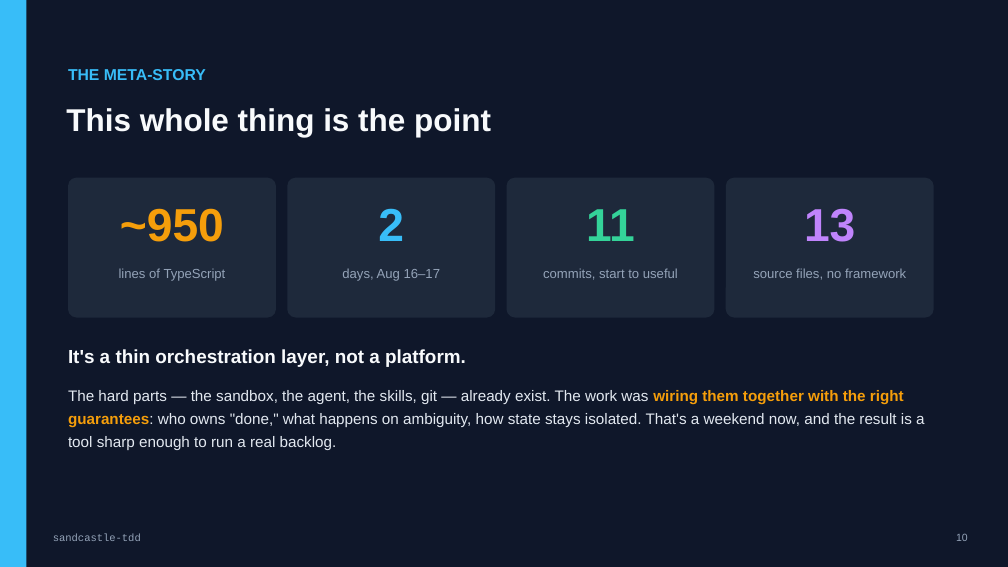
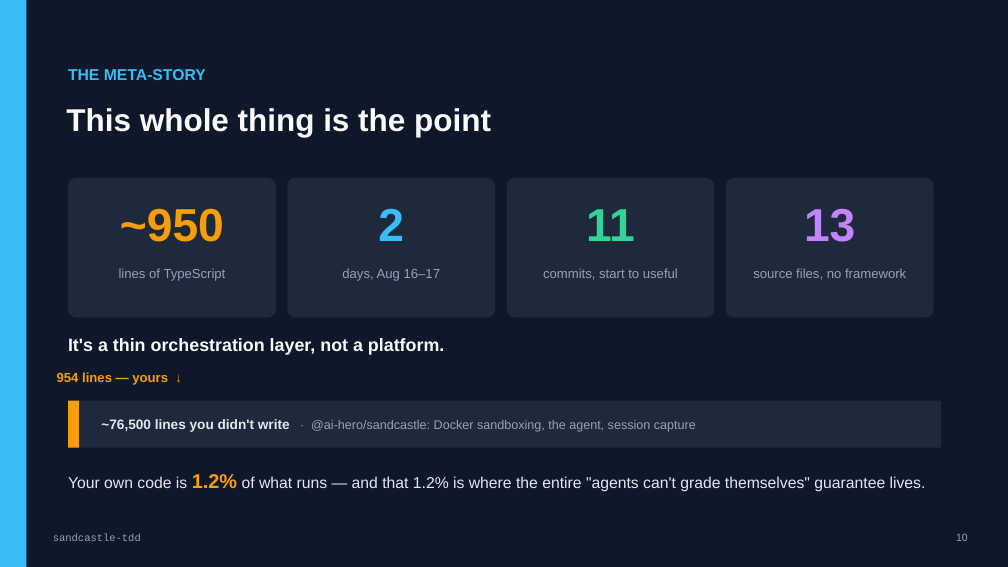
Before and after one commit to jjforge/vetinari, a slide deck: slide 11 of sandcastle-tdd-deck.pptx. Drawn at 1008x567 pixels with LibreOffice and Linux fonts; fonts in the diff are those of the drawing. Boxes give left, top, right and bottom in pixels: in the first picture for what was removed or moved away, otherwise in the second. Text is boxed around its words. In the diff, an @@ line names an element or a change of style, - is before the commit and + after.

```diff
--- a/sandcastle-tdd-deck.pptx
+++ b/sandcastle-tdd-deck.pptx
@@ text "It's a thin orchestration layer, ...": place and size @@
-text "It's a thin orchestration layer, ..." at [68, 349, 466, 367]
+text "It's a thin orchestration layer, ..." at [68, 338, 444, 355]
@@ text "It's a thin orchestration layer, ..." at [68, 338, 444, 355]: size 18 to 17 pt @@
@@ text added at [57, 372, 168, 385], 12.5 pt, text #F59E0B, bold @@
+954 lines — yours ↓
@@ text removed at [68, 390, 924, 450] @@
-The hard parts — the sandbox, the agent, the skills, git — already exist. The work was wiring them together with the right guarantees: who owns "done," what happens on ambiguity, how state stays isolated. That's a weekend now, and the result is a tool sharp enough to run a real backlog.
@@ rounded rectangle added at [68, 401, 941, 448], fill #1E293B @@
@@ rectangle added at [68, 401, 79, 448], fill #F59E0B @@
@@ text added at [101, 419, 696, 432], 12 pt, text #94A3B8 @@
+~76,500 lines you didn't write · @ai-hero/sandcastle: Docker sandboxing, the agent, session capture
@@ text added at [68, 474, 926, 492], 15 pt, text #E2E8F0 @@
+Your own code is 1.2% of what runs — and that 1.2% is where the entire "agents can't grade themselves" guarantee lives.
```
Also in this commit, not shown: 1 other slide changed.
